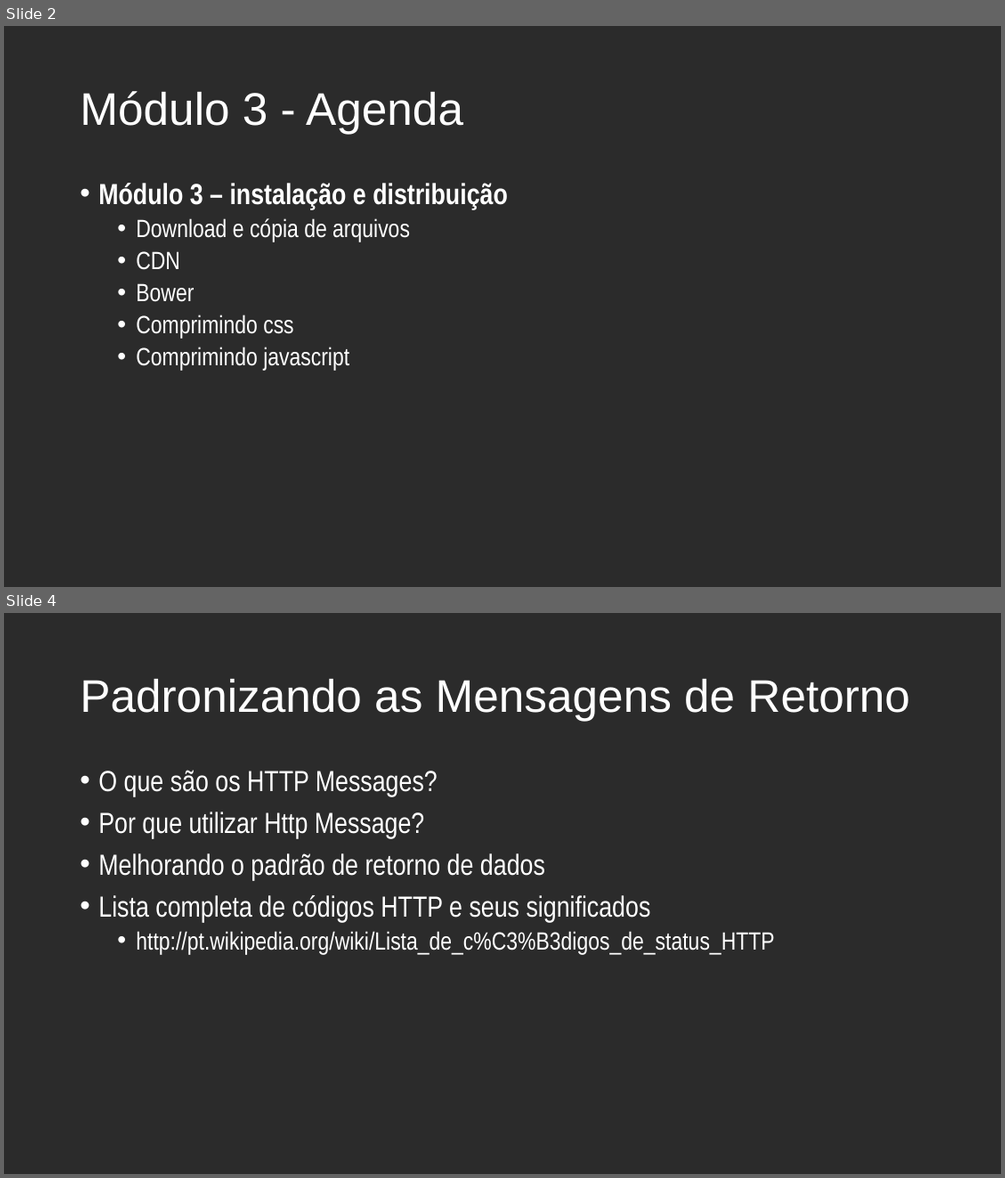
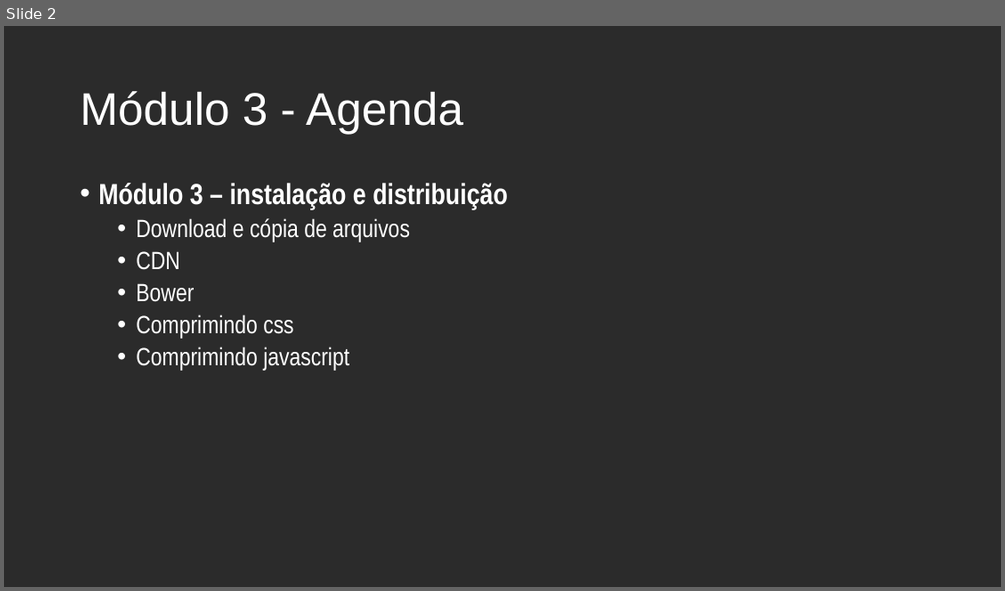
Before and after one commit to andrebaltieri/5485, a slide deck: ppts/Modulo 3/5485 - M03A01.pptx. Shown one above the other, each under a label of ours: slides 2 and 4 before the commit, slide 2 after it; the slides between them are not shown. The pictures are 1005x1178 and 1005x591 pixels, drawn with LibreOffice and Linux fonts; fonts in the diff are those of the drawing; background and template pictures are left out; a plain dark background stands for a picture behind light text. Boxes give left, top, right and bottom in pixels: in the first picture for what was removed or moved away, otherwise in the second. Text is boxed around its words. In the diff, an @@ line names an element or a change of style, - is before the commit and + after.

```diff
--- a/ppts/Modulo 3/5485 - M03A01.pptx
+++ b/ppts/Modulo 3/5485 - M03A01.pptx
@@ slide 4 removed at (x1=4, y1=613, x2=1001, y2=1174), background picture (left out) @@
@@ title removed at (x1=80, y1=679, x2=910, y2=721) @@
-Padronizando as Mensagens de Retorno
@@ text removed at (x1=98, y1=770, x2=774, y2=954) @@
-• O que são os HTTP Messages?
-• Por que utilizar Http Message?
-• Melhorando o padrão de retorno de dados
-• Lista completa de códigos HTTP e seus significados
-  • http://pt.wikipedia.org/wiki/Lista_de_c%C3%B3digos_de_status_HTTP
```
Also in this commit, not shown: 2 slides changed, 11 slides added, 4 other files.
